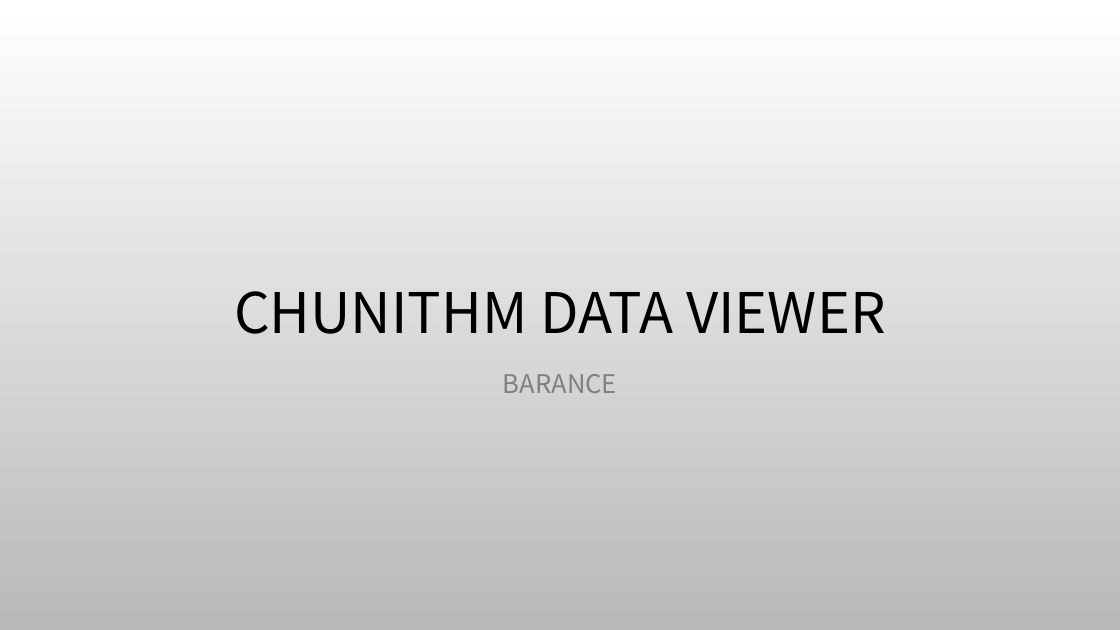
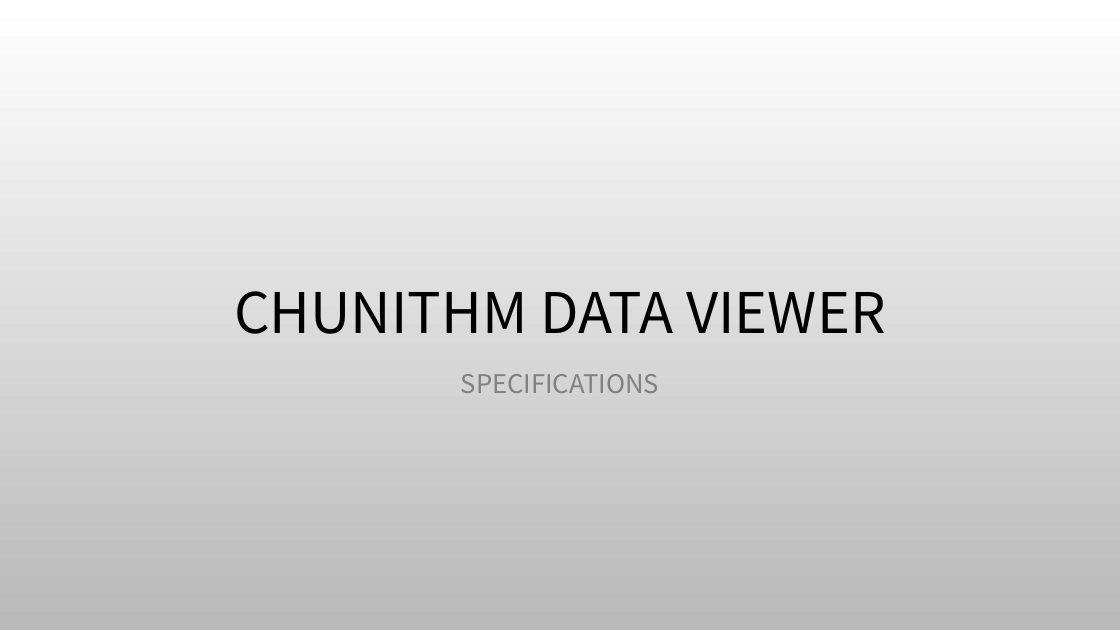
Before and after one commit to BARANCE/ChunithmDataViewer, a slide deck: slide 1 of doc/spec/specifications.pptx. Drawn at 1120x630 pixels with LibreOffice and Linux fonts; fonts in the diff are those of the drawing; background and template pictures are left out. Boxes give left, top, right and bottom in pixels: in the first picture for what was removed or moved away, otherwise in the second. Text is boxed around its words. In the diff, an @@ line names an element or a change of style, - is before the commit and + after.

```diff
--- a/doc/spec/specifications.pptx
+++ b/doc/spec/specifications.pptx
@@ subtitle at <box>461,374,659,393</box>: text changed @@
-BARANCE
+SPECIFICATIONS
```
Also in this commit, not shown: 9 slides removed, 1 other file.
